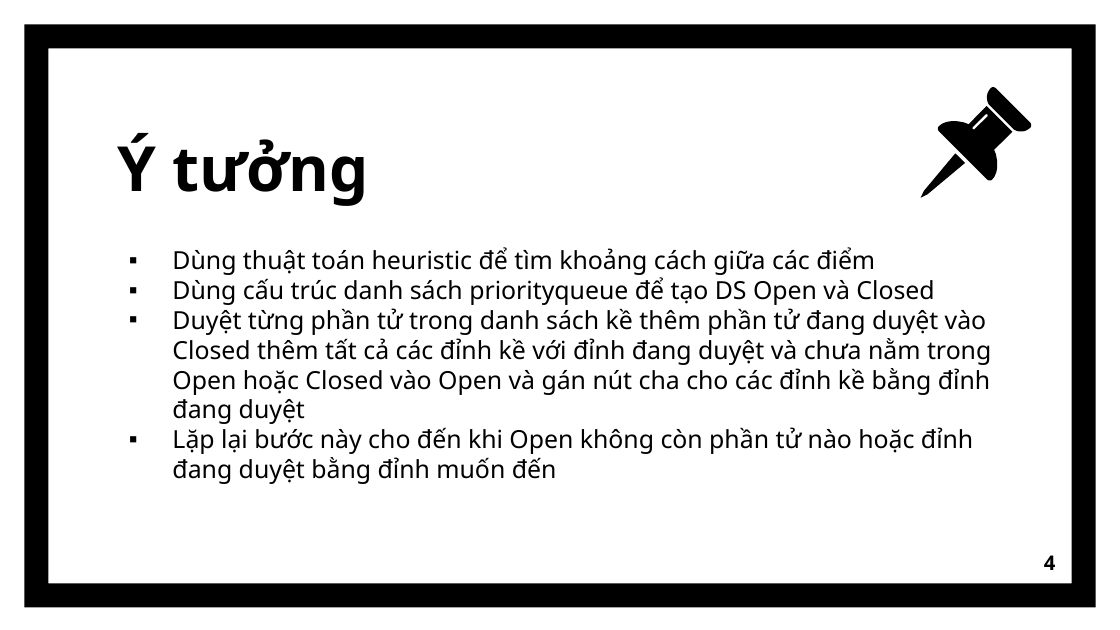
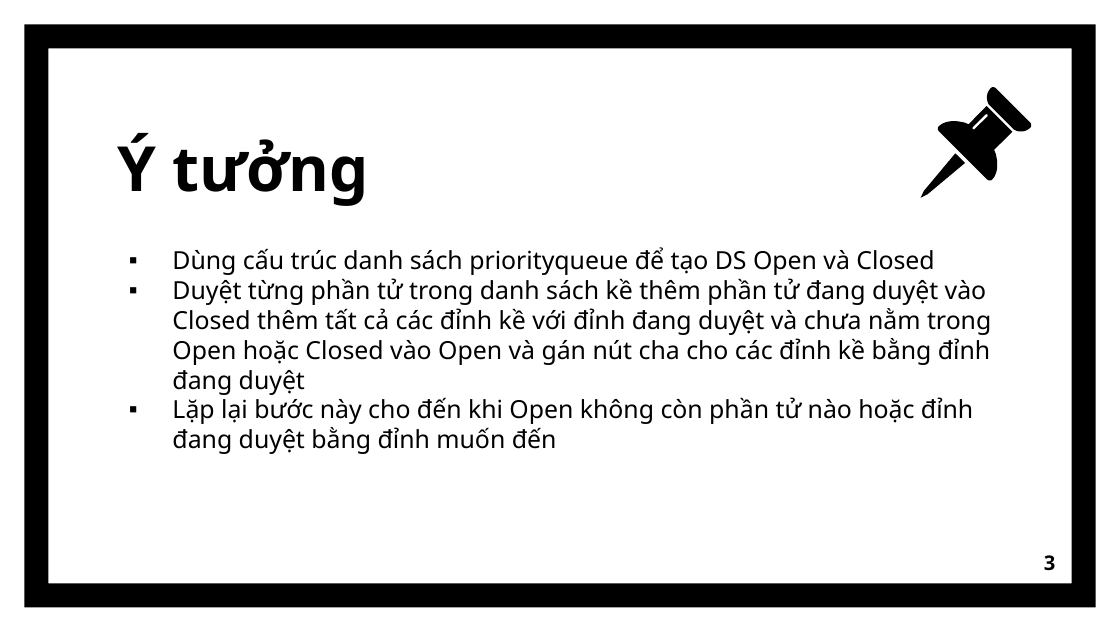
Before and after one commit to baobaote00/ltdt, a slide deck: slide 3 of LTDT.pptx (slide 4 before the commit). Drawn at 1120x630 pixels with LibreOffice and Linux fonts; fonts in the diff are those of the drawing. Boxes give left, top, right and bottom in pixels: in the first picture for what was removed or moved away, otherwise in the second. Text is boxed around its words. In the diff, an @@ line names an element or a change of style, - is before the commit and + after.

```diff
--- a/LTDT.pptx
+++ b/LTDT.pptx
@@ text at box(172, 247, 875, 275): paragraph removed @@
-▪ Dùng thuật toán heuristic để tìm khoảng cách giữa các điểm
@@ page number at box(1044, 555, 1056, 571): text changed @@
-4
+3
```
Also in this commit, not shown: 1 other slide changed, 2 slides added, 13 slides removed, 1 other file.
